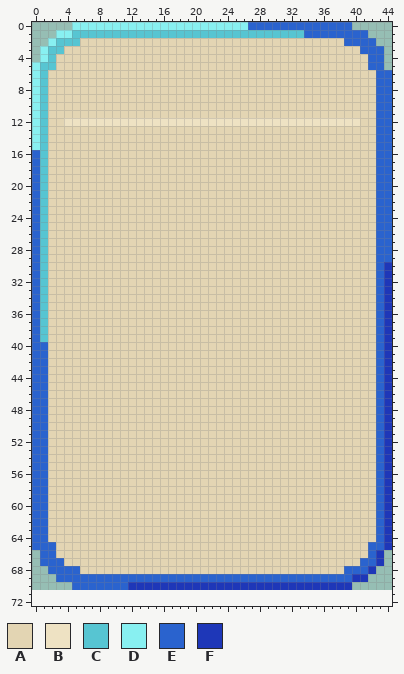
One commit to this pixel-art file: Assets/Sprites/Menus/ShopMenu/.ShopBoxGems.aseprite. Above: the version before the commit.
45x71 pixels, 1 frame. The old version is drawn lined up with the new one, on the new canvas.
Palette (. is transparent): A #e3d5b3  B #eee2c3  C #57c5d2  D #88f0f1  E #2a63ce  F #1e37b8
Pixels before (only the part around the change), first column x 0:
55 EEAAAAAAAAAAAAAAAAAAAAAAAAAAAAAAAAAAAAAAAAAEF
56 EEAAAAAAAAAAAAAAAAAAAAAAAAAAAAAAAAAAAAAAAAAEF
57 EEAAAAAAAAAAAAAAAAAAAAAAAAAAAAAAAAAAAAAAAAAEF
58 EEAAAAAAAAAAAAAAAAAAAAAAAAAAAAAAAAAAAAAAAAAEF
59 EEAAAAAAAAAAAAAAAAAAAAAAAAAAAAAAAAAAAAAAAAAEF
60 EEAAAAAAAAAAAAAAAAAAAAAAAAAAAAAAAAAAAAAAAAAEF
61 EEAAAAAAAAAAAAAAAAAAAAAAAAAAAAAAAAAAAAAAAAAEF
62 EEAAAAAAAAAAAAAAAAAAAAAAAAAAAAAAAAAAAAAAAAAEF
63 EEAAAAAAAAAAAAAAAAAAAAAAAAAAAAAAAAAAAAAAAAAEF
64 EEAAAAAAAAAAAAAAAAAAAAAAAAAAAAAAAAAAAAAAAAAEF
65 EEEAAAAAAAAAAAAAAAAAAAAAAAAAAAAAAAAAAAAAAAEEF
66 .EEAAAAAAAAAAAAAAAAAAAAAAAAAAAAAAAAAAAAAAAEF.
67 .EEEAAAAAAAAAAAAAAAAAAAAAAAAAAAAAAAAAAAAAEEF.
68 ..EEEEAAAAAAAAAAAAAAAAAAAAAAAAAAAAAAAAAEEEF..
69 ...EEEEEEEEEEEEEEEEEEEEEEEEEEEEEEEEEEEEEFF...
70 .....EEEEEEEFFFFFFFFFFFFFFFFFFFFFFFFFFFF.....
71 .............................................
72 .............................................
Now the later version:
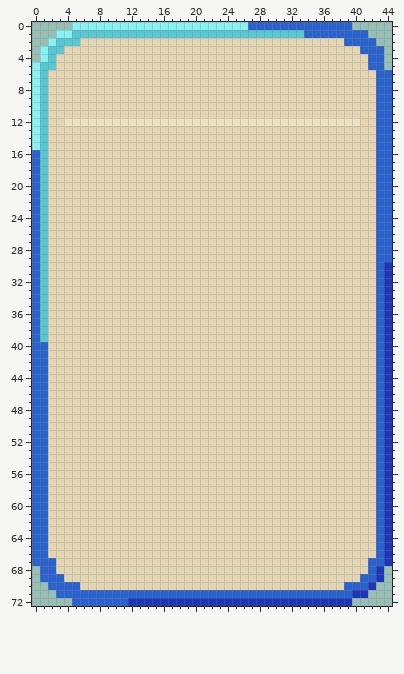
Edits made:
canvas 45x71 -> 45x73
The edit turns colour E into colour A in rows 65 to 66 at x 2 and 42; in row 67 at x 3 and 41; in row 68 at x 3 to 5 and 39 to 41; in row 69 at x 4 to 39; in row 70 at x 6 to 11.
The edit turns colour F into colour A in row 69 at x 40; in row 70 at x 12 to 38.
There is now colour E in rows 66 to 67 at x 0; in row 68 at x 1; in row 69 at x 1 to 2 and 42; in row 70 at x 2 to 4 and 40 to 41; in row 71 at x 3 to 39; in row 72 at x 5 to 11.
The edit turns colour F into colour E in rows 66 to 67 at x 43; in row 68 at x 42; in row 69 at x 41; in row 70 at x 39.
There is now colour F in rows 66 to 67 at x 44; in rows 68 to 69 at x 43; in row 70 at x 42; in row 71 at x 40 to 41; in row 72 at x 12 to 39.
Boxes around the changes in both pictures, in picture pixels (x1, y1, x2, y2):
changed: (32, 542, 392, 606)
